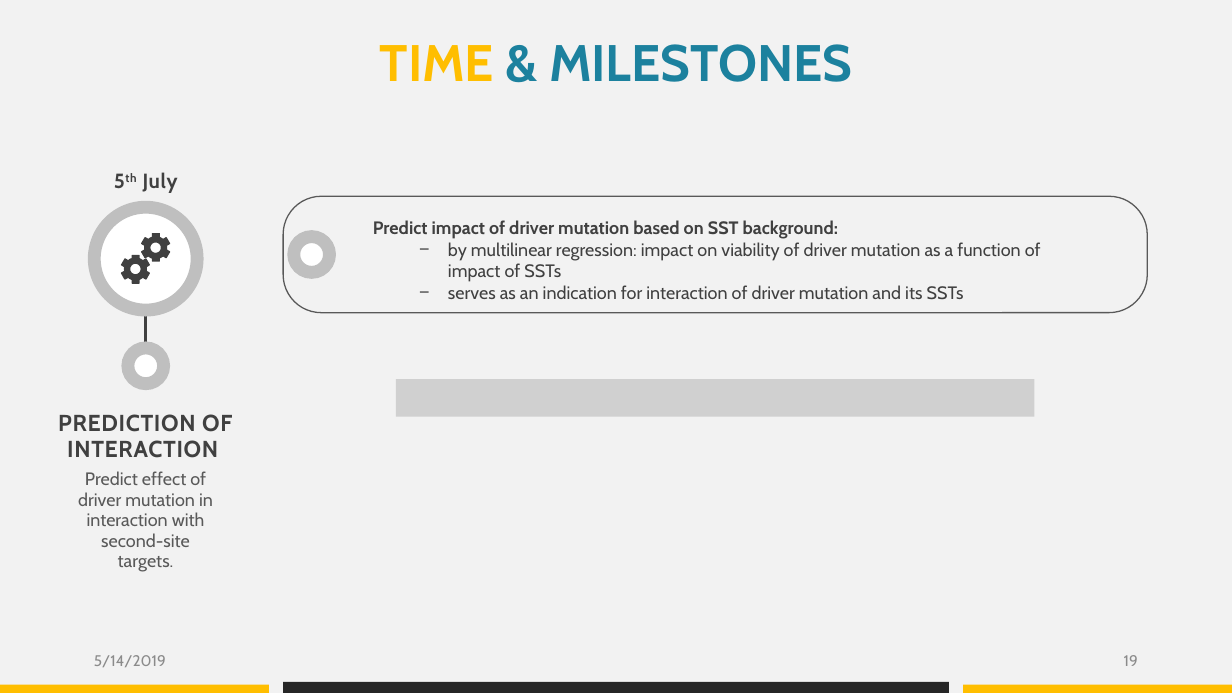
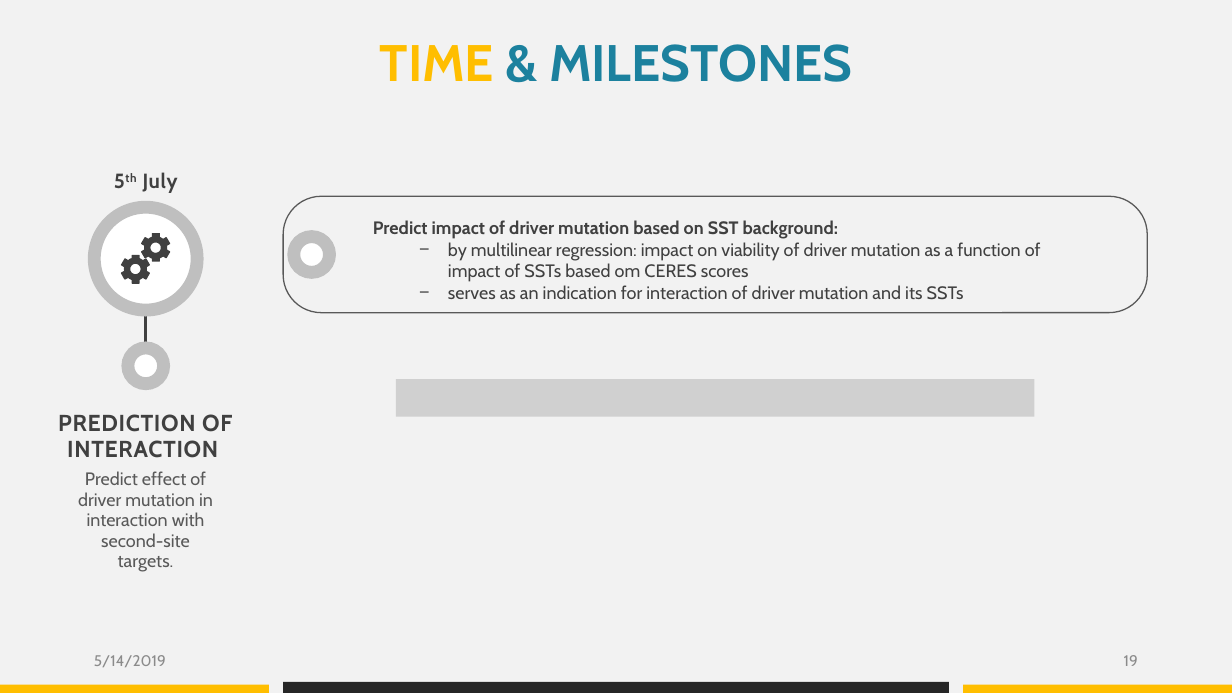
Before and after one commit to datascience-mobi/group-04-project-1-4, a slide deck: slide 19 of Project proposal_presentation_V1.pptx. Drawn at 1232x693 pixels with LibreOffice and Linux fonts; fonts in the diff are those of the drawing; grey boxes stand for pictures. Boxes give left, top, right and bottom in pixels: in the first picture for what was removed or moved away, otherwise in the second. Text is boxed around its words. In the diff, an @@ line names an element or a change of style, - is before the commit and + after.

```diff
--- a/Project proposal_presentation_V1.pptx
+++ b/Project proposal_presentation_V1.pptx
@@ text at (448,242,1041,282): text changed @@
-  − by multilinear regression: impact on viability of driver mutation as a function of impact of SSTs
+  − by multilinear regression: impact on viability of driver mutation as a function of impact of SSTs based om CERES scores
```
